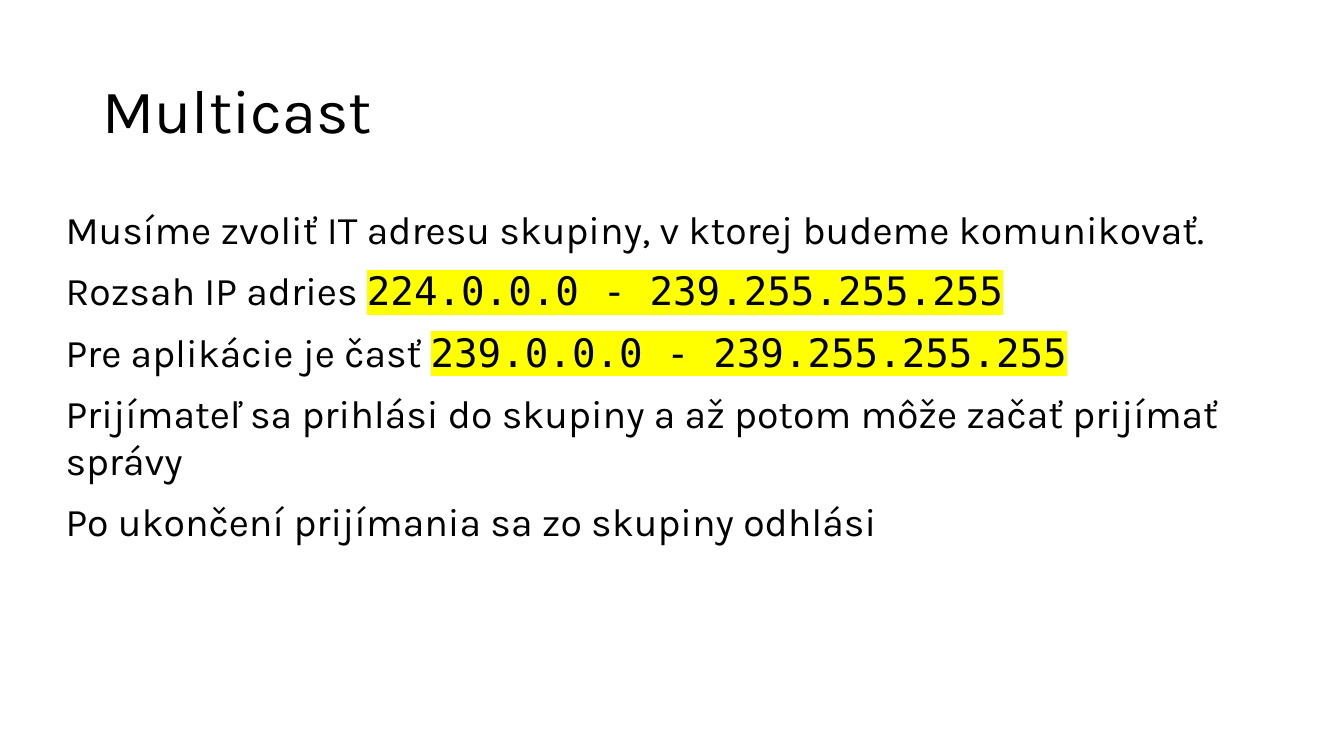
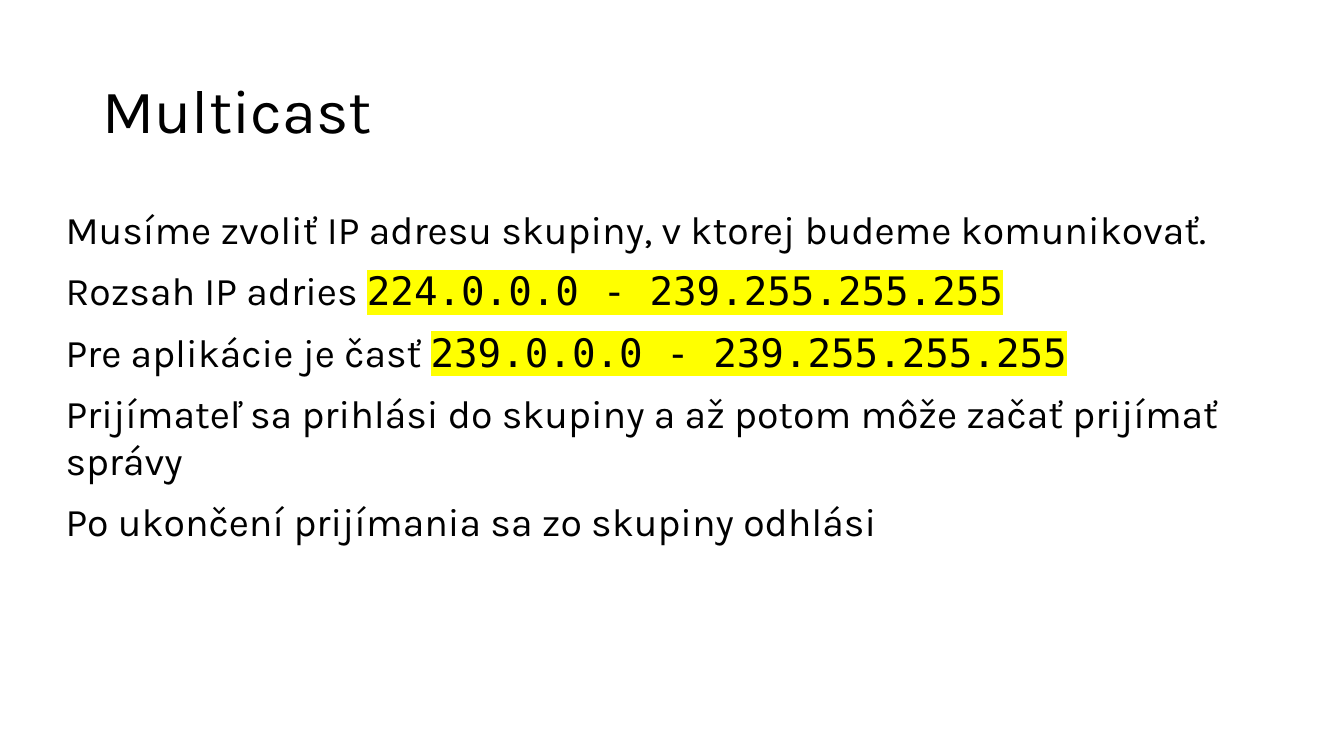
Before and after one commit to wagjo/oop, a slide deck: slide 9 of prezentacie/p19w.pptx. Drawn at 1344x756 pixels with LibreOffice and Linux fonts; fonts in the diff are those of the drawing. Boxes give left, top, right and bottom in pixels: in the first picture for what was removed or moved away, otherwise in the second. Text is boxed around its words. In the diff, an @@ line names an element or a change of style, - is before the commit and + after.

```diff
--- a/prezentacie/p19w.pptx
+++ b/prezentacie/p19w.pptx
@@ text at (66,214,1207,254): text changed @@
-Musíme zvoliť IT adresu skupiny, v ktorej budeme komunikovať.
+Musíme zvoliť IP adresu skupiny, v ktorej budeme komunikovať.
```
Also in this commit, not shown: 1 other file.
